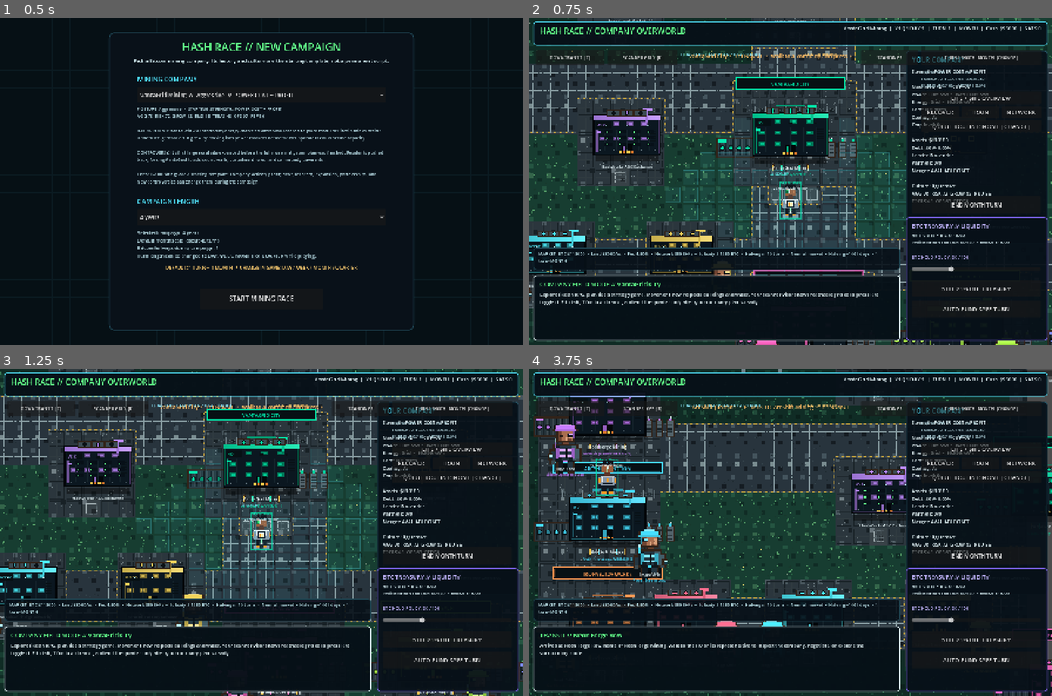
Above: before the commit, frames 1-4 (two rows, left to right).
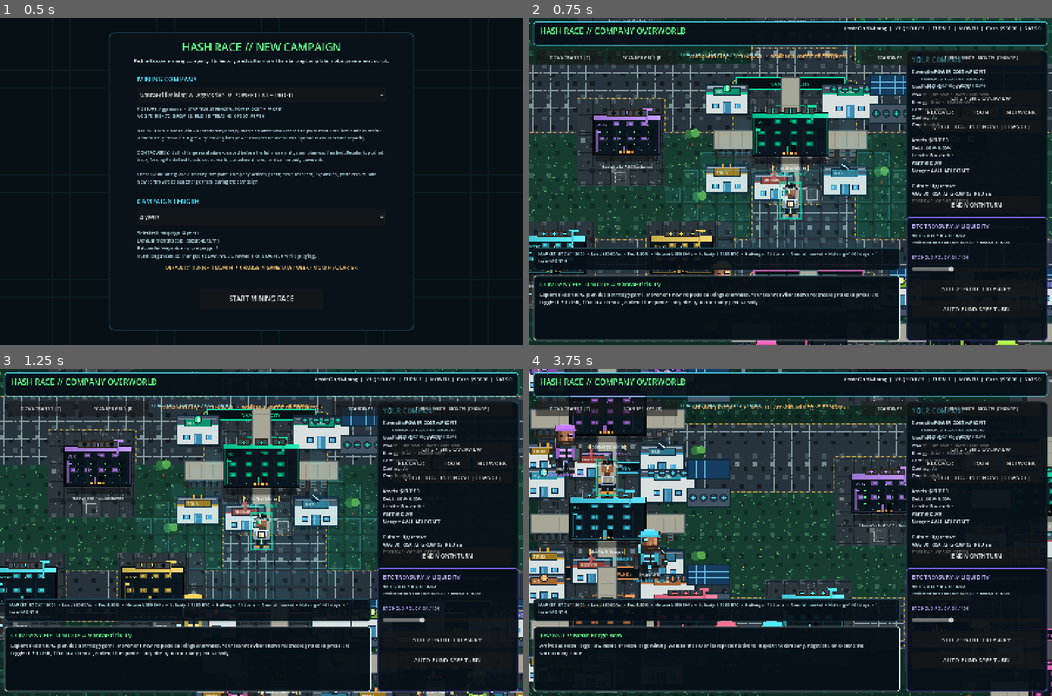
Above: after the commit, the same moments.

Repository: 1freetech/HashRace
Game: Godot game, scene res://scenes/campaign_setup.tscn
The game is run twice, just before and just after one commit, with the same random seed, the same clock (stepped at 60 frames per second) and the same inputs.
Inputs (mouse positions are in pixels of both pictures, inside the frame that each line leads up to):
- Up to frame 1 (0.5 s): no input
- Up to frame 2 (0.75 s): click "START MINING RACE" at 0.5 s
- Up to frame 3 (1.25 s): no input
- Up to frame 4 (3.75 s): tap E at 1.25, 1.35, 2, 2.75, 3.5 s; move the mouse to (905, 516) at 1.27 s; hold D 1.28-2.03 s; click (905, 516) at 1.42 s; tap Space at 1.52, 2.27 s; move the mouse to (685, 548) at 2.02 s; hold S 2.03-2.78 s; tap Enter at 2.1 s; move the mouse to (842, 460) at 2.77 s; hold D 2.78-3.53 s; tap R at 2.85 s; move the mouse to (764, 597) at 3.52 s; hold W from 3.53 s (still down); tap T at 3.6 s; click (764, 597) at 3.67 s

Frame 1 is identical in both runs. In frame 2, 6.6% of the frame differs, in the area x 29-100%, y 17-100%; in frame 3, 6.9%; in frame 4, 10%, in the area x 0-100%, y 0-100%.

Commit message:
v0.036 — Make the procedural target campus the live Hash Race world
The playable Godot world now loads the new target-composition layer first, so the HQ, mining facility, R&D, training, recovery, cooling equipment, solar equipment, paths, trees, and animated operator are part of the actual running map instead of sitting in unused code. The older simulation, ten Bitcoin mining companies, league, life systems, flexible turns, visual-detail layer, and player movement remain underneath it.

Diff:
--- a/Godot/scenes/world.tscn
+++ b/Godot/scenes/world.tscn
@@ -1,7 +1,7 @@
 [gd_scene load_steps=3 format=3]
 
-; world_player_sprite.gd -> world_visual_detail.gd -> world_burnout.gd -> world_life_ops.gd -> world_league_standings.gd -> world_company_effects.gd preserves the league, life, company effects, flexible time, RPG, mining simulation, visual detail, and animated player-character inheritance chain.
-[ext_resource path="res://scripts/world_player_sprite.gd" type="Script" id="1_world"]
+; world_target_composition.gd -> world_player_sprite.gd -> world_visual_detail.gd -> world_burnout.gd -> world_life_ops.gd -> world_league_standings.gd -> world_company_effects.gd preserves the league, life, company effects, flexible time, RPG, mining simulation, visual detail, animated player character, and procedural campus target composition.
+[ext_resource path="res://scripts/world_target_composition.gd" type="Script" id="1_world"]
 [ext_resource path="res://scripts/live_treasury_controls.gd" type="Script" id="2_treasury"]
 
 [node name="HashRaceRPGStrategyWorld" type="Node2D"]
@@ -36,5 +36,5 @@
 offset_bottom = 500.0
 theme_override_colors/font_color = Color(0.745, 0.91, 0.94, 1)
 theme_override_font_sizes/font_size = 16
-text = "Building mining towns, animated operator, league standings,  …(263 unchanged characters)…
+text = "Building target-style mining campuses, animated operator, league standings,  …(263 unchanged characters)…
 horizontal_alignment = 1
